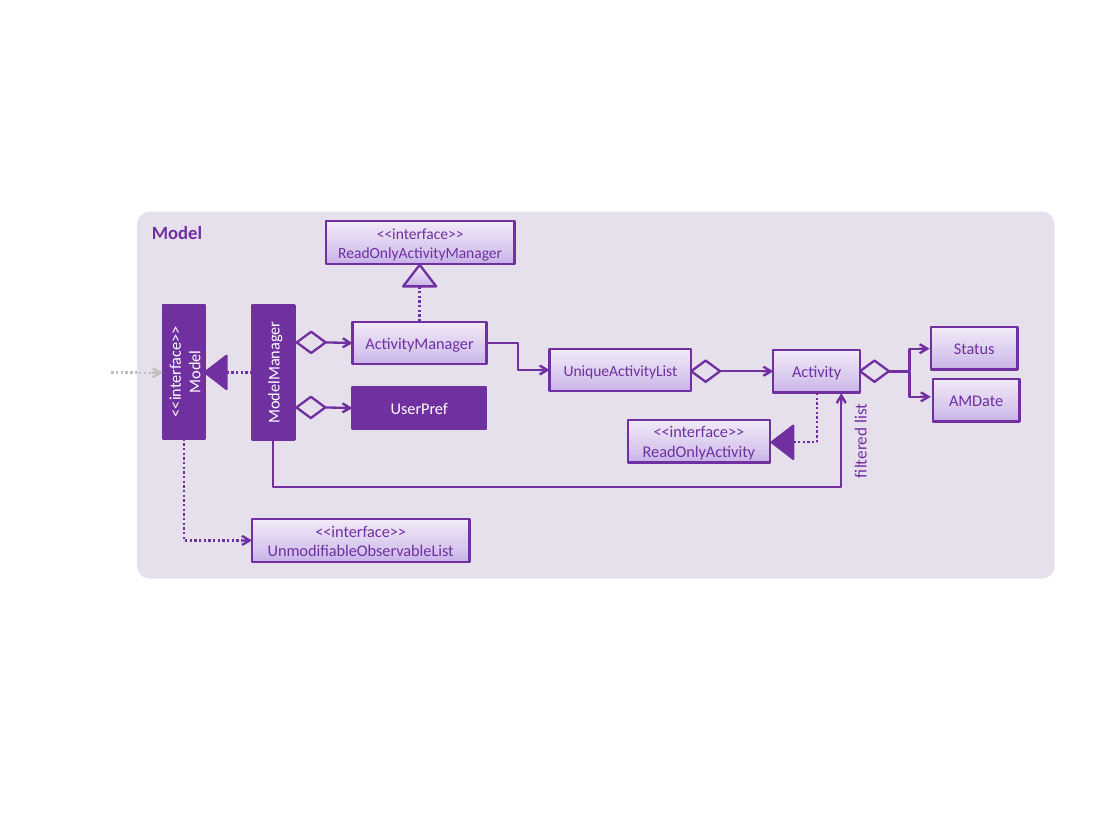
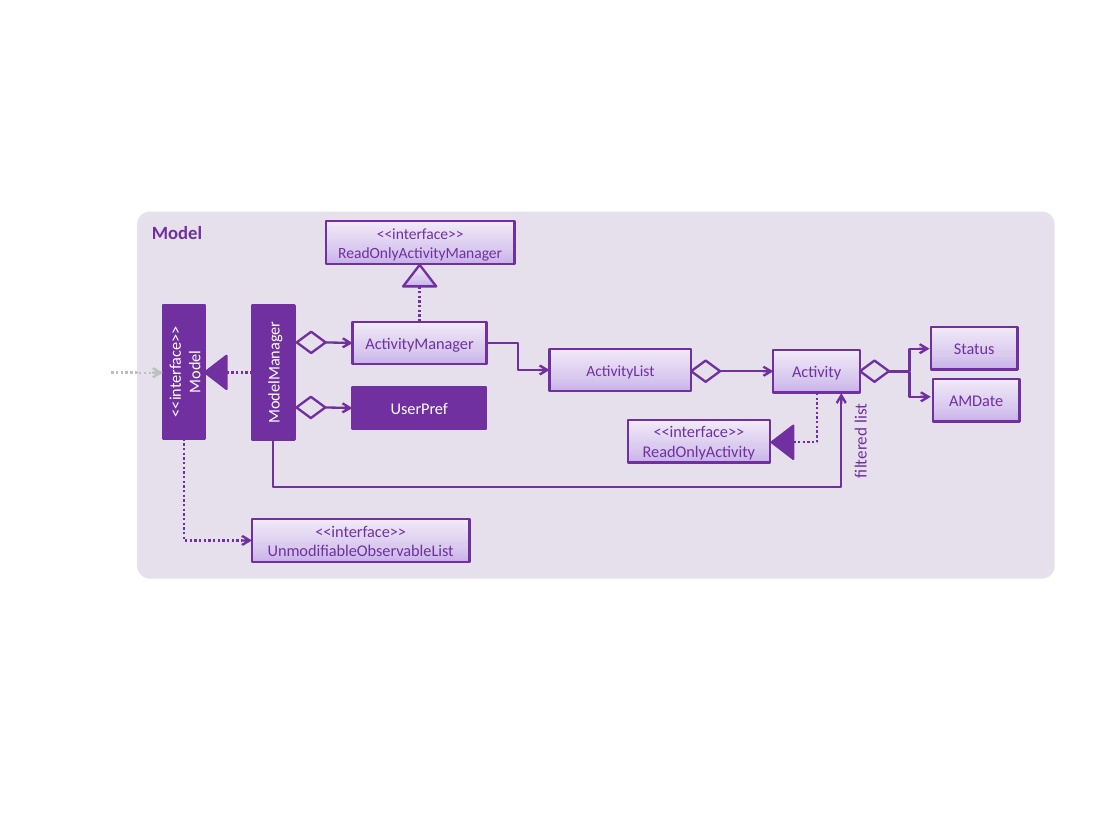
Before and after one commit to CS2103AUG2016-W14-C1/addressbook-level4, a slide deck: slide 7 of docs/diagrams/Diagrams.pptx. Drawn at 1120x840 pixels with LibreOffice and Linux fonts; fonts in the diff are those of the drawing. Boxes give left, top, right and bottom in pixels: in the first picture for what was removed or moved away, otherwise in the second. Text is boxed around its words. In the diff, an @@ line names an element or a change of style, - is before the commit and + after.

```diff
--- a/docs/diagrams/Diagrams.pptx
+++ b/docs/diagrams/Diagrams.pptx
@@ text in rectangle at (586,365,654,379): text changed @@
-UniqueActivityList
+ActivityList
```
Also in this commit, not shown: 1 other slide changed, 2 other files.
